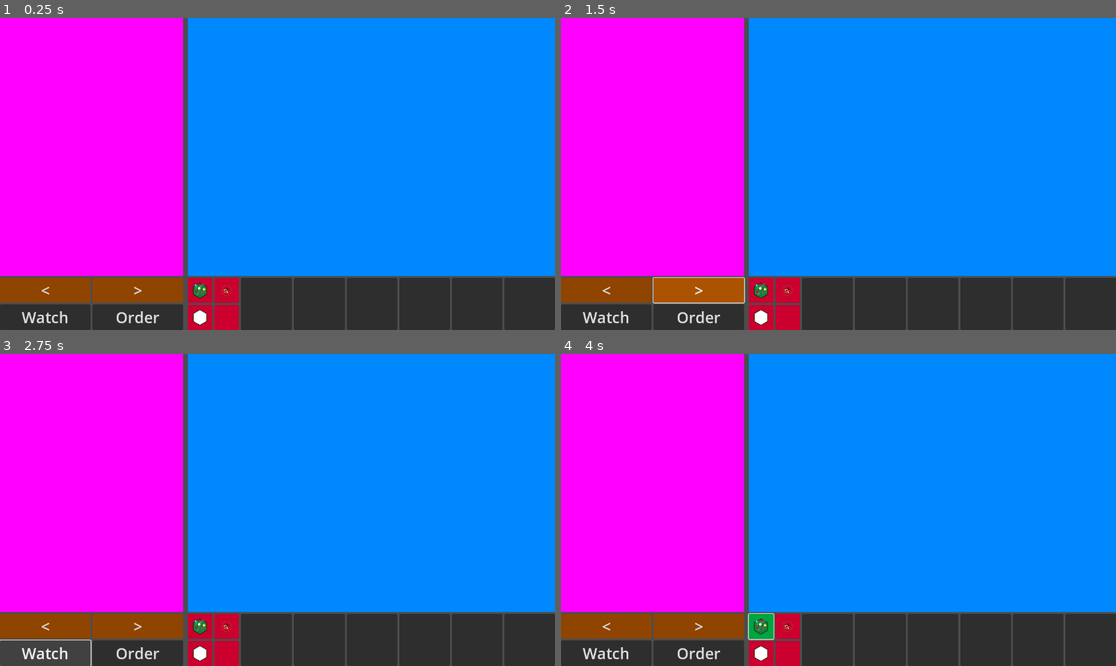
Above: before the commit, frames 1-4 (two rows, left to right).
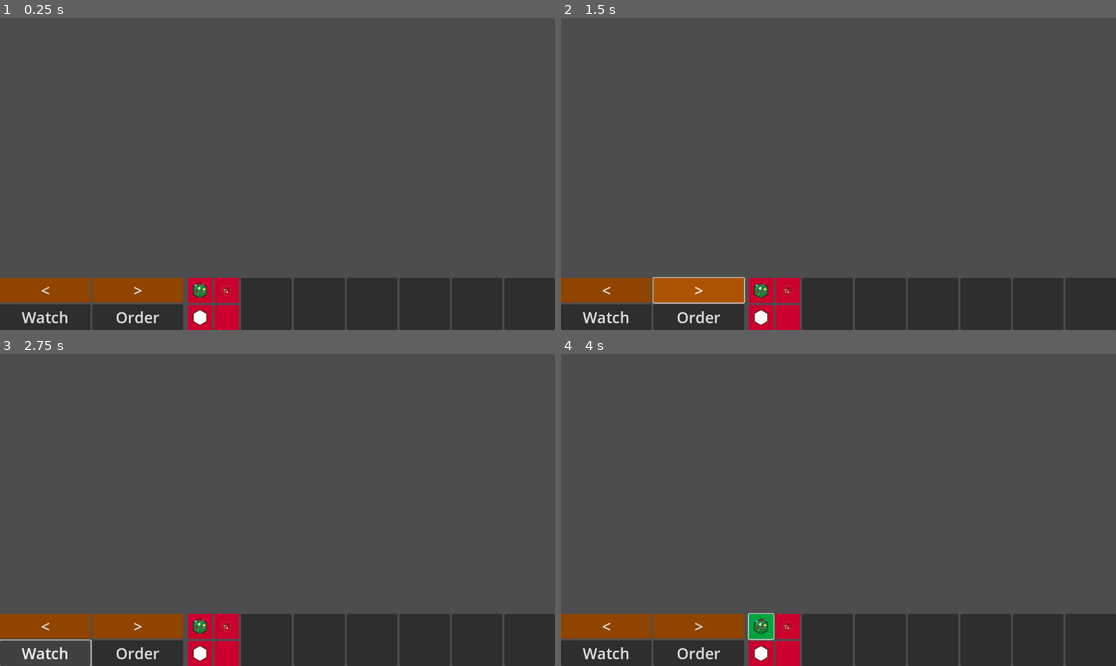
Above: after the commit, the same moments.

Repository: ARCsweden/GameJam2025Fall
Game: Godot game, scene res://Scenes/user_interface.tscn
Same seed, same stepped clock (60 frames per second), same inputs: the game is played once before the commit and once after it. This scene is started directly instead of the project's main scene.
Inputs (mouse positions are in pixels of both pictures, inside the frame that each line leads up to):
- Up to frame 1 (0.25 s): no input
- Up to frame 2 (1.5 s): click "<" at 0.5 s; click ">" at 1.25 s
- Up to frame 3 (2.75 s): click "Watch" at 2 s
- Up to frame 4 (4 s): click "Order" at 2.75 s; click (760, 625) at 3.5 s

The runs differ from the first frame. In frame 1, 82% of the frame differs, in the area x 0-100%, y 0-83%; in frame 2, 82%; in frame 3, 82%; in frame 4, 82%.

Commit message:
Removed ColorRects

Diff:
--- a/dancing-queen/Scenes/user_interface.tscn
+++ b/dancing-queen/Scenes/user_interface.tscn
@@ -41,11 +41,10 @@
 layout_mode = 2
 size_flags_horizontal = 3
 
-[node name="DancingFloor" type="ColorRect" parent="HBox/TheClub"]
+[node name="DancingFloor" type="BoxContainer" parent="HBox/TheClub"]
 layout_mode = 2
 size_flags_vertical = 3
 size_flags_stretch_ratio = 5.0
-color = Color(1, 0, 1, 1)
 
 [node name="DanceControls" type="GridContainer" parent="HBox/TheClub"]
 layout_mode = 2
@@ -103,12 +102,6 @@
 layout_mode = 2
 size_flags_vertical = 3
 size_flags_stretch_ratio = 5.0
-
-[node name="WorldMap" type="ColorRect" parent="HBox/RightScreen/MapArea"]
-layout_mode = 2
-size_flags_horizontal = 3
-size_flags_vertical = 3
-color = Color(0, 0.5358119, 0.9992501, 1)
 
 [node name="Buttons" type="GridContainer" parent="HBox/RightScreen"]
 layout_mode = 2
